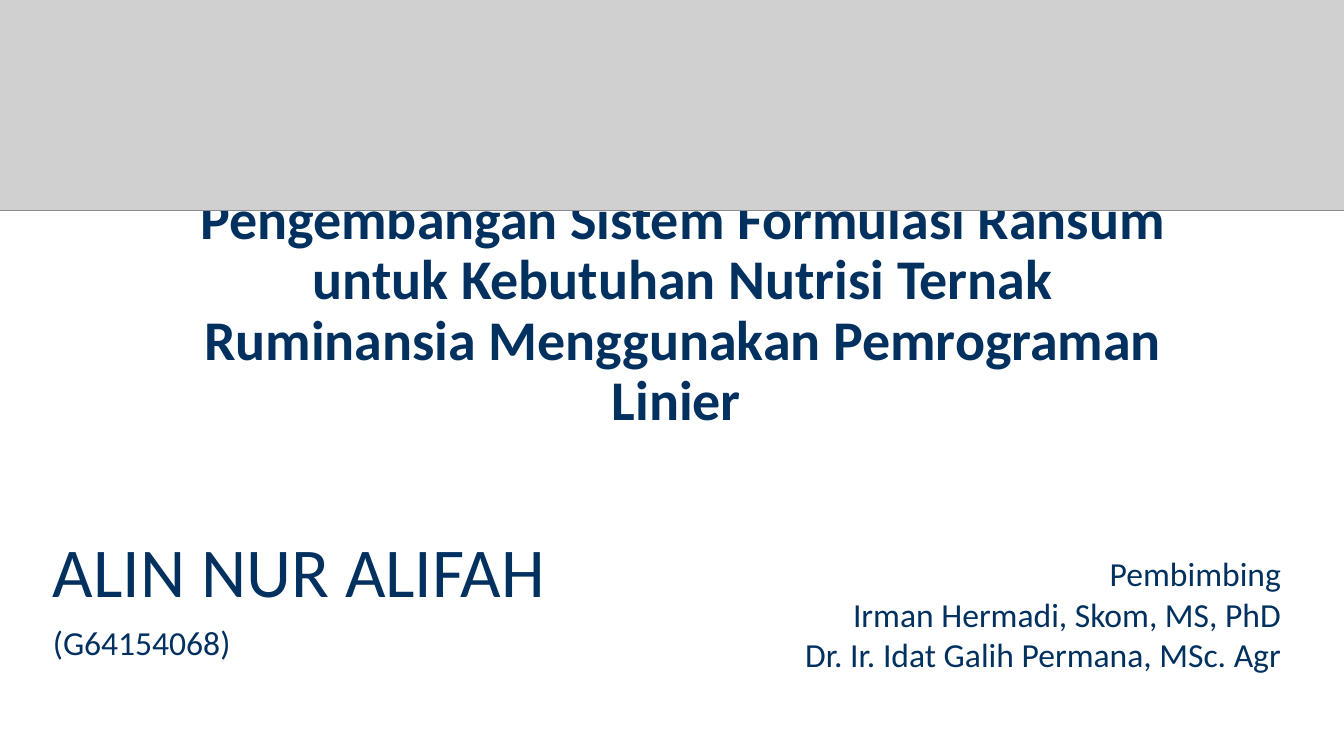
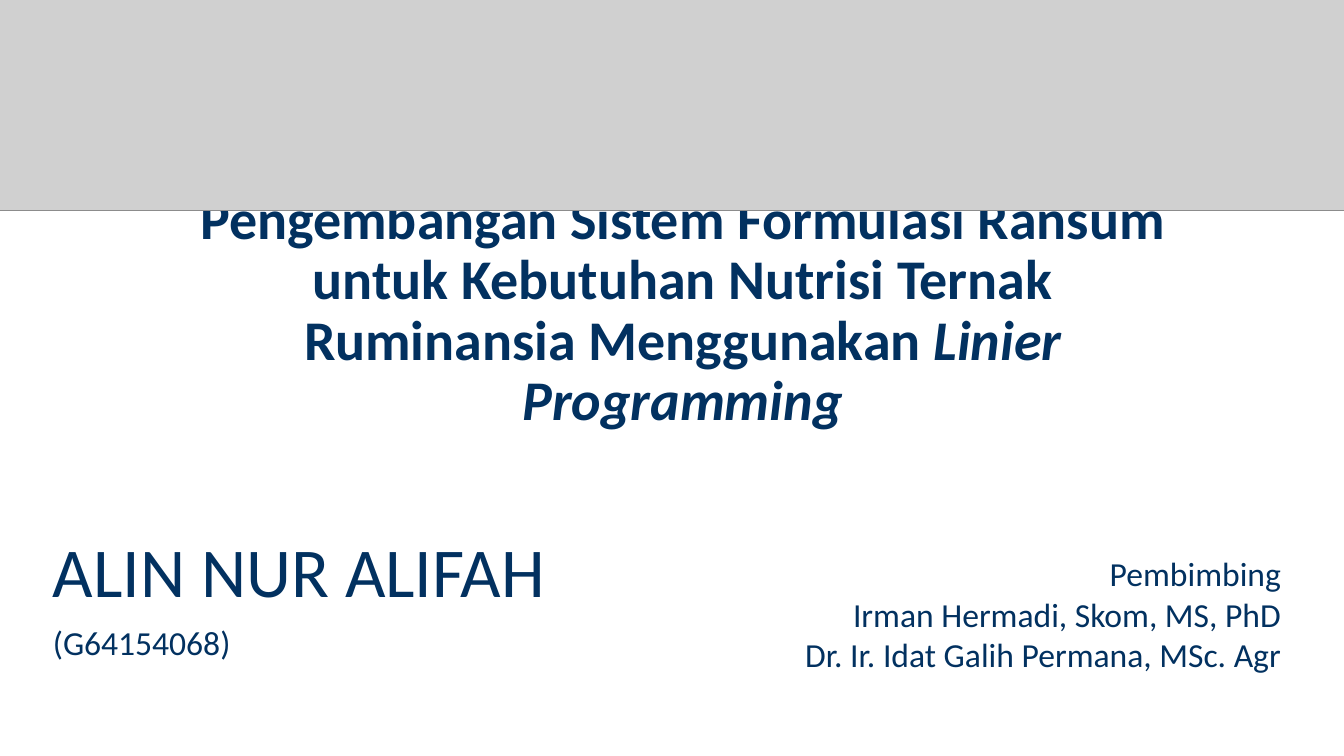
Before and after one commit to alinnural/skripsi, a slide deck: slide 1 of PENULISAN/Kolokium/Kolokium_G64154068_040917.pptx. Drawn at 1344x756 pixels with LibreOffice and Linux fonts; fonts in the diff are those of the drawing; grey boxes stand for pictures. Boxes give left, top, right and bottom in pixels: in the first picture for what was removed or moved away, otherwise in the second. Text is boxed around its words. In the diff, an @@ line names an element or a change of style, - is before the commit and + after.

```diff
--- a/PENULISAN/Kolokium/Kolokium_G64154068_040917.pptx
+++ b/PENULISAN/Kolokium/Kolokium_G64154068_040917.pptx
@@ title at [200, 210, 1165, 430]: text changed @@
-Pengembangan Sistem Formulasi Ransum untuk Kebutuhan Nutrisi Ternak Ruminansia Menggunakan Pemrograman Linier
+Pengembangan Sistem Formulasi Ransum untuk Kebutuhan Nutrisi Ternak Ruminansia Menggunakan Linier Programming
```
Also in this commit, not shown: 6 other slides changed, 11 slides added, 2 slides removed, 2 other files.
